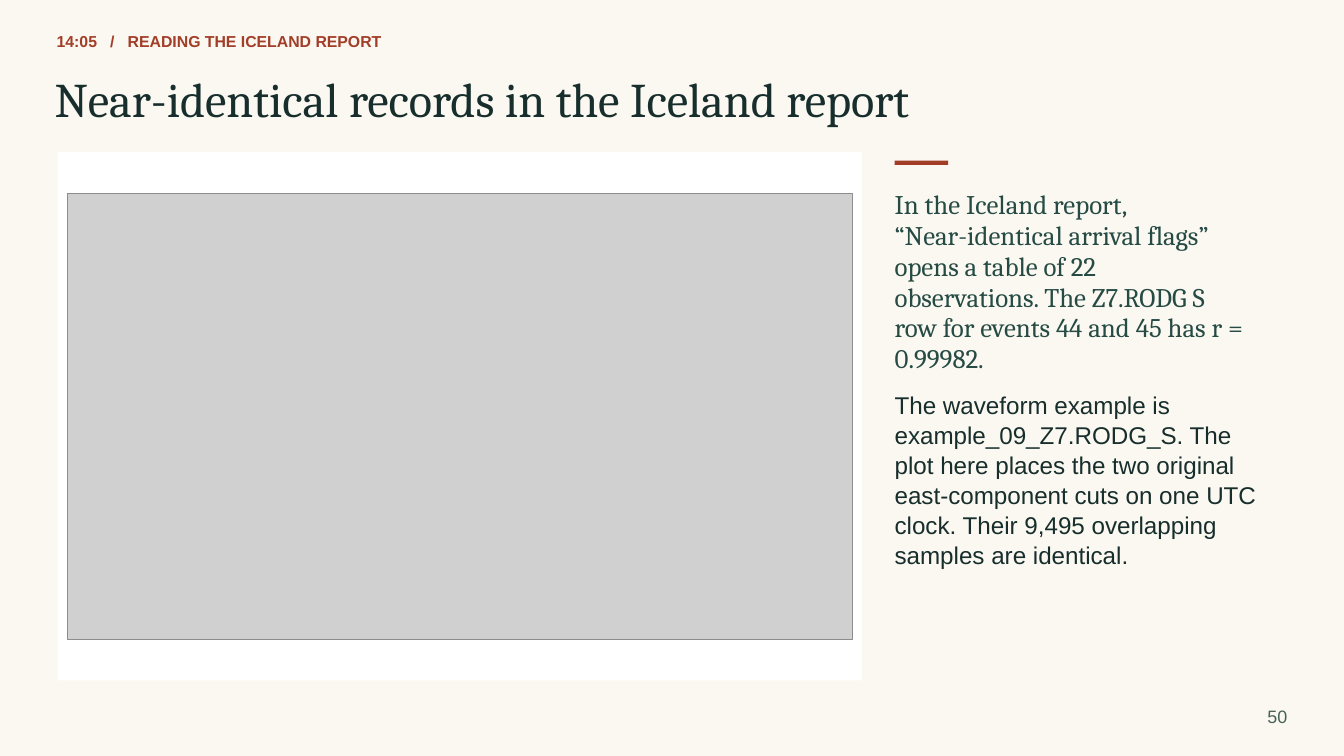
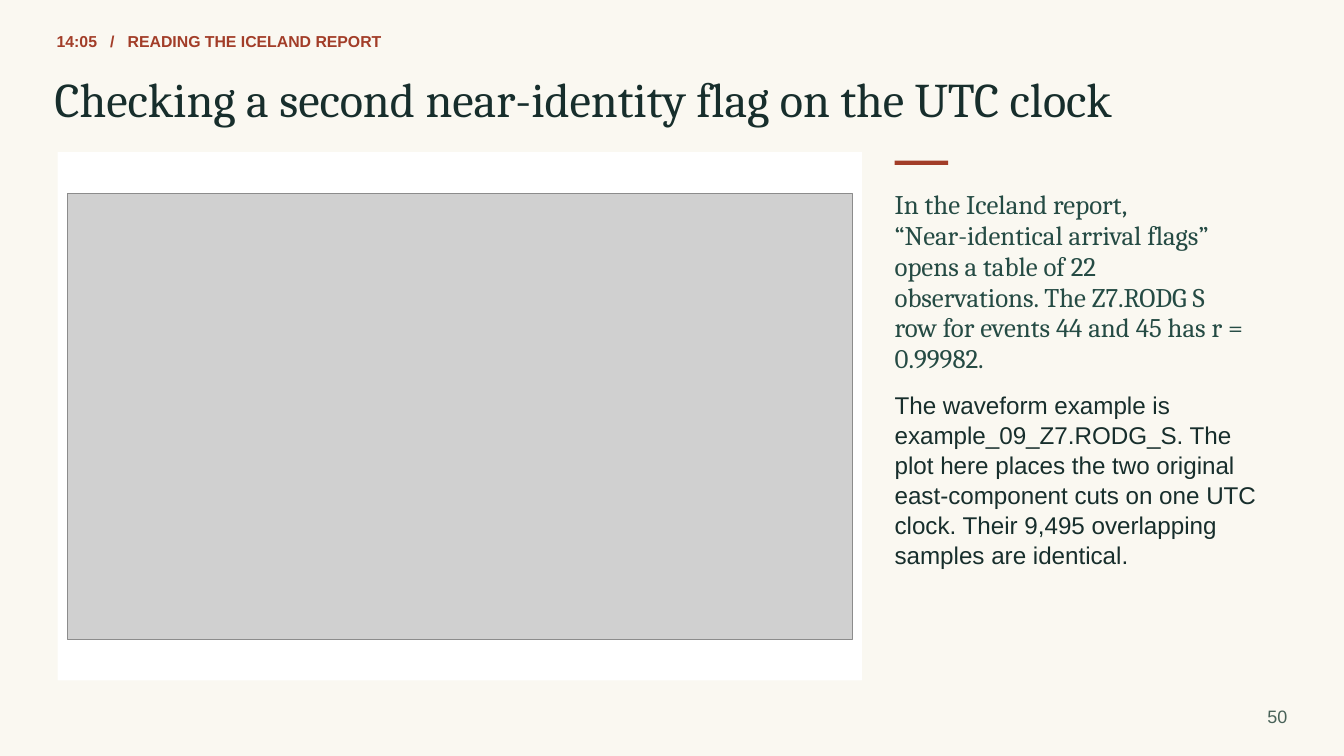
Before and after one commit to eliasrh/DDCorr.jl, a slide deck: slide 50 of teaching/DDCorr_minicourse.pptx. Drawn at 1344x756 pixels with LibreOffice and Linux fonts; fonts in the diff are those of the drawing; grey boxes stand for pictures. Boxes give left, top, right and bottom in pixels: in the first picture for what was removed or moved away, otherwise in the second. Text is boxed around its words. In the diff, an @@ line names an element or a change of style, - is before the commit and + after.

```diff
--- a/teaching/DDCorr_minicourse.pptx
+++ b/teaching/DDCorr_minicourse.pptx
@@ text at (x1=55, y1=82, x2=1112, y2=128): text changed @@
-Near-identical records in the Iceland report
+Checking a second near-identity flag on the UTC clock
```
Also in this commit, not shown: 14 other slides changed, 3 slides added, 3 slides removed, 23 other files.
